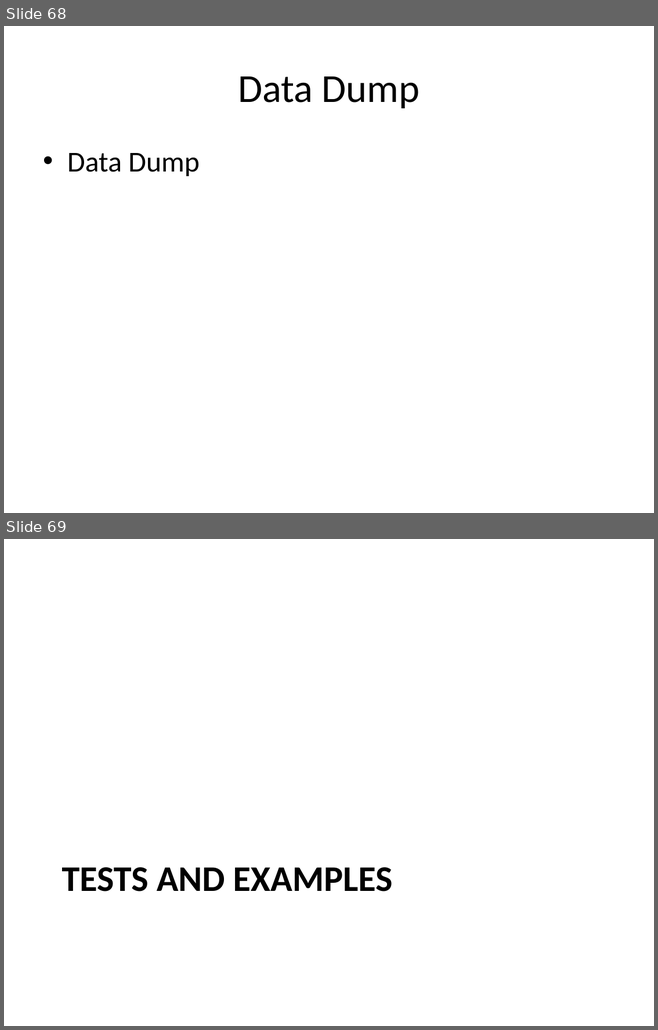
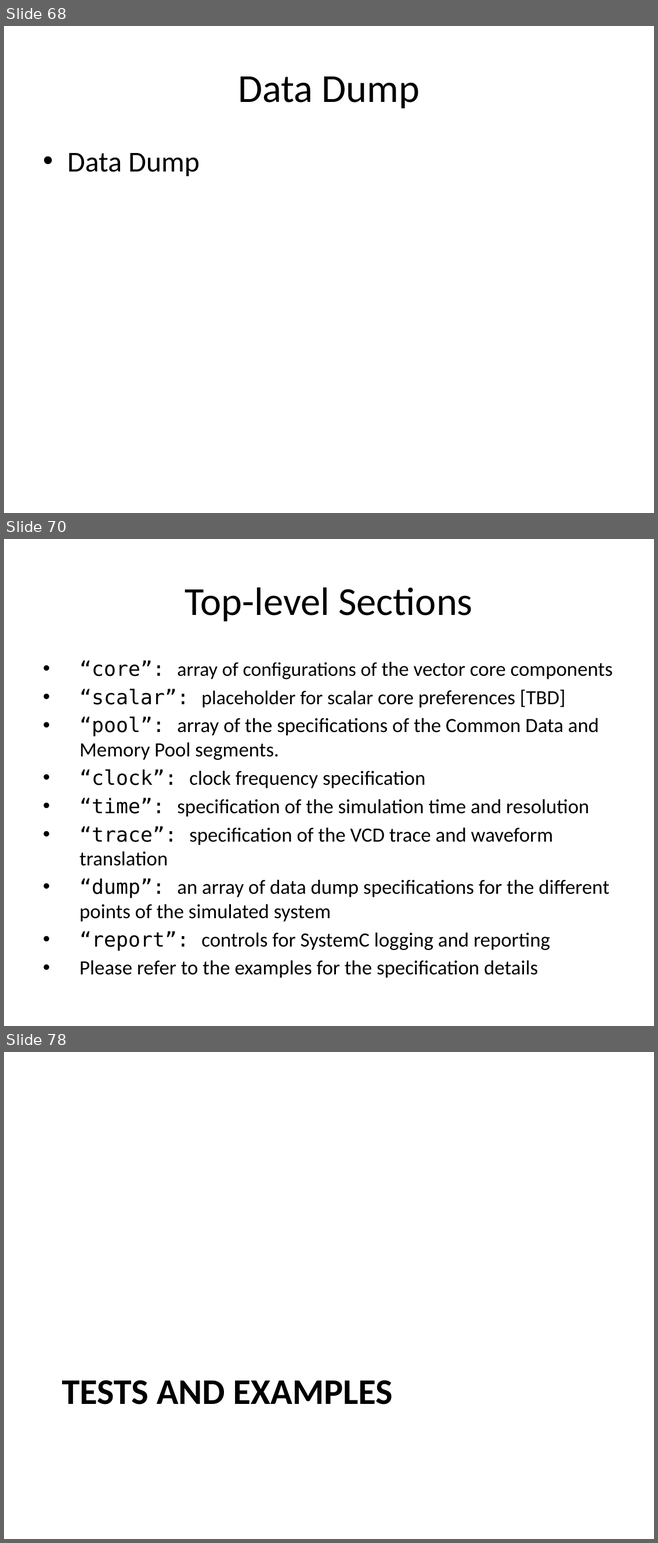
Before and after one commit to timurkelin/simsimd, a slide deck: doc/simsimd.pptx. Shown one above the other, each under a label of ours: slides 68 and 69 before the commit, slides 68, 70 and 78 after it; the slides between them are not shown. The pictures are 658x1030 and 658x1543 pixels, drawn with LibreOffice and Linux fonts; fonts in the diff are those of the drawing; background and template pictures are left out. Boxes give left, top, right and bottom in pixels: in the first picture for what was removed or moved away, otherwise in the second. Text is boxed around its words. In the diff, an @@ line names an element or a change of style, - is before the commit and + after.

```diff
--- a/doc/simsimd.pptx
+++ b/doc/simsimd.pptx
@@ slide 70 added at box(4, 539, 654, 1026), background #FFFFFF @@
@@ title added at box(184, 587, 473, 621), 44 pt, text #000000 @@
+Top-level Sections
@@ text added at box(79, 660, 612, 978), 22.4 pt, text #000000 @@
+• “core”: array of configurations of the vector core components
+• “scalar”: placeholder for scalar core preferences [TBD]
+• “pool”: array of the specifications of the Common Data and Memory Pool segments.
+• “clock”: clock frequency specification
+• “time”: specification of the simulation time and resolution
+• “trace”: specification of the VCD trace and waveform translation
+• “dump”: an array of data dump specifications for the different points of the simulated system
+• “report”: controls for SystemC logging and reporting
+• Please refer to the examples for the specification details
@@ what was slide 69 is now slide 78 @@
```
Also in this commit, not shown: 1 slide changed, 8 other slides added.
